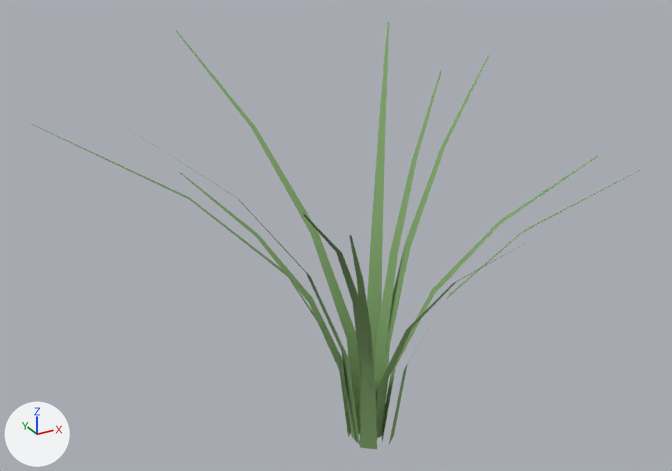
What one commit did to the glTF model prototype/assets/models/terrain/grass_tuft_5.glb.
Before and after are seen from a camera (50 mm lens) standing at (-1.318, -2.163, 1.824) and looking at (-0.08, 0.088, 0.699). Lighting does not change. The marker at lower left points along +X, +Y and +Z. The picture after the commit comes second.

In view in the first picture: 'grass_tuft_5'.
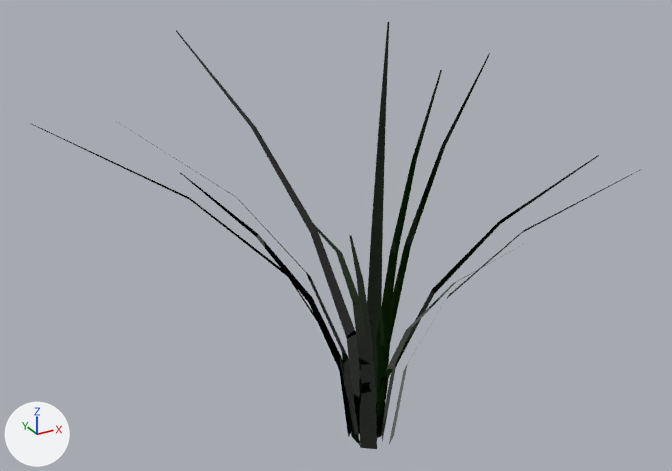
What differs and where, as boxes [x1, y1, x2, y2] in the pictures (672 x 471 px):
'grass_tuft_5', surface changed: [30, 22, 641, 449] in both

The change, as a list of edits to the scene's bpy script:
```text
Add img_grass_tuft_5_mat_rough:
    img_grass_tuft_5_mat_rough = load_image('grass_tuft_5_mat_rough', '_unpacked/grass_tuft_5_mat_rough', 128, 128, 'Non-Color')
Add img_grass_tuft_5_mat_norm:
    img_grass_tuft_5_mat_norm = load_image('grass_tuft_5_mat_norm', '_unpacked/grass_tuft_5_mat_norm', 128, 128, 'Non-Color')
Add img_grass_tuft_5_mat_albedo:
    img_grass_tuft_5_mat_albedo = load_image('grass_tuft_5_mat_albedo', '_unpacked/grass_tuft_5_mat_albedo', 128, 128, 'sRGB')
Change mat_grass_tuft_5_mat:
    remove # nodes: BsdfPrincipled, OutputMaterial
    remove # colours: green #81a66c
    nodes: BsdfPrincipled, Math, NormalMap, OutputMaterial, SeparateColor, TexImage x3
    uses the picture img_grass_tuft_5_mat_albedo
    uses the picture img_grass_tuft_5_mat_norm
    uses the picture img_grass_tuft_5_mat_rough
Change me_grass_tuft_5_mesh:
    where me_grass_tuft_5_mesh.from_pydata(...)  # 120 vertices, 96 faces; spans x -0.91..0.52, y -0.67..0.89, z 0.0..1.22
    used by ob_grass_tuft_5; location = (0.0, 0.0, 0.0)
    me_grass_tuft_5_mesh part 1: texture (UV) coordinates changed
```
